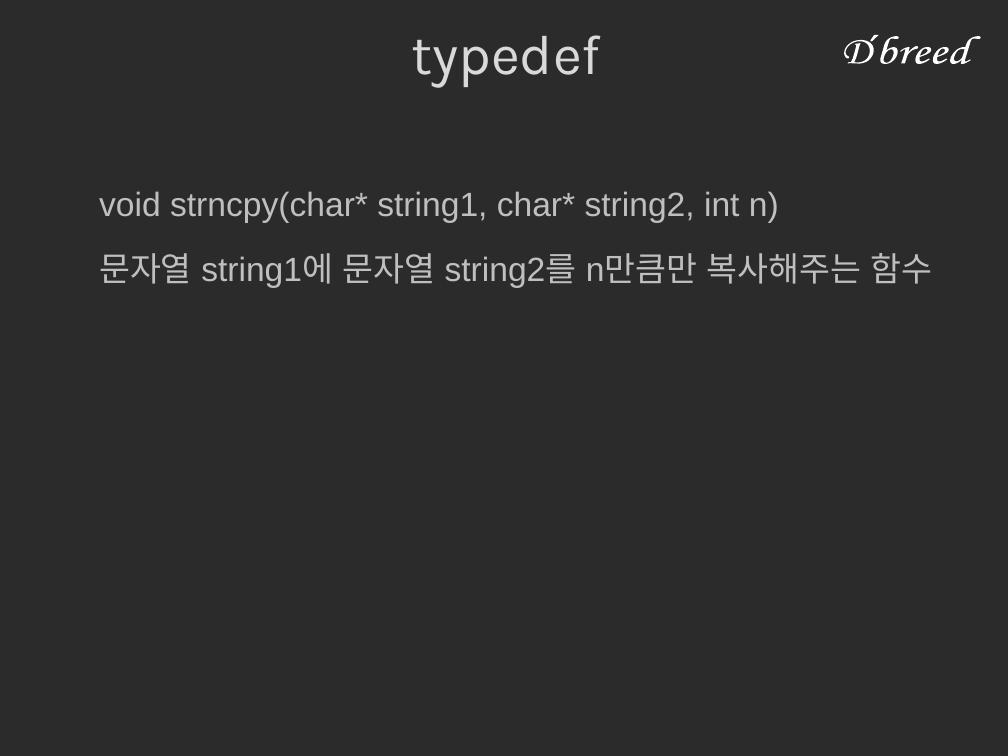
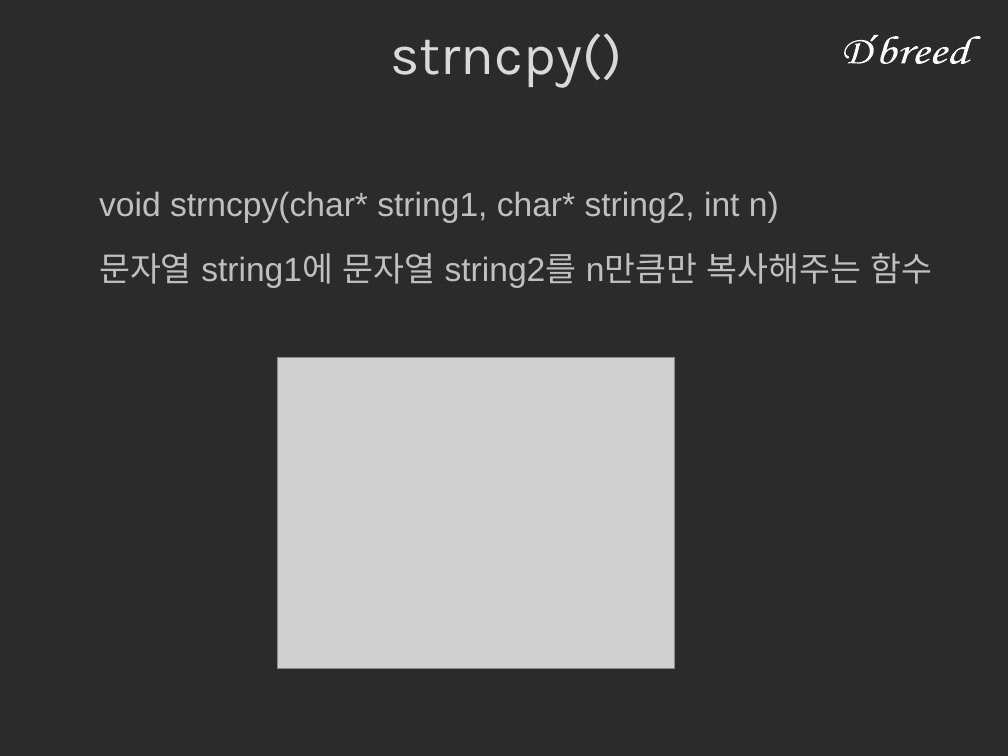
Before and after one commit to jisung0920/ALPA_study_2016, a slide deck: slide 8 of BeomMin_13/week3/11-3(code).ppt. Drawn at 1008x756 pixels with LibreOffice and Linux fonts; fonts in the diff are those of the drawing; grey boxes stand for pictures; background and template pictures are left out; a plain dark background stands for a picture behind light text. Boxes give left, top, right and bottom in pixels: in the first picture for what was removed or moved away, otherwise in the second. Text is boxed around its words. In the diff, an @@ line names an element or a change of style, - is before the commit and + after.

```diff
--- a/BeomMin_13/week3/11-3(code).ppt
+++ b/BeomMin_13/week3/11-3(code).ppt
@@ text at bbox=[390, 33, 622, 88]: text changed @@
-typedef
+strncpy()
@@ picture added at bbox=[278, 357, 675, 668] @@
```
Also in this commit, not shown: 10 other slides changed, 3 other files.
